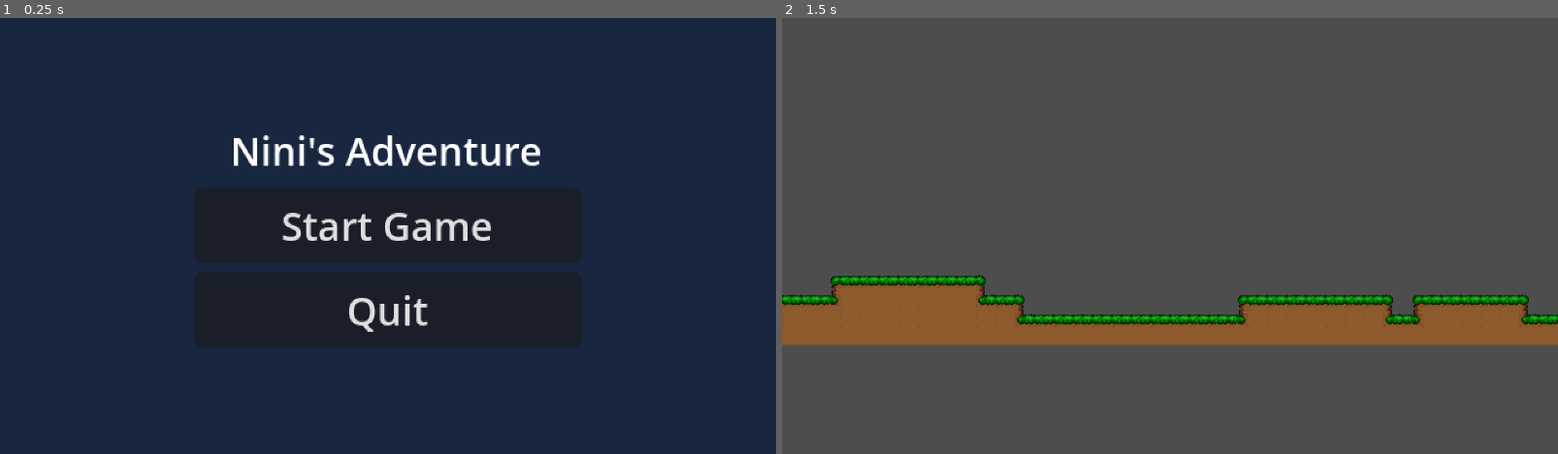
Above: before the commit, frames 1-2 (left to right).
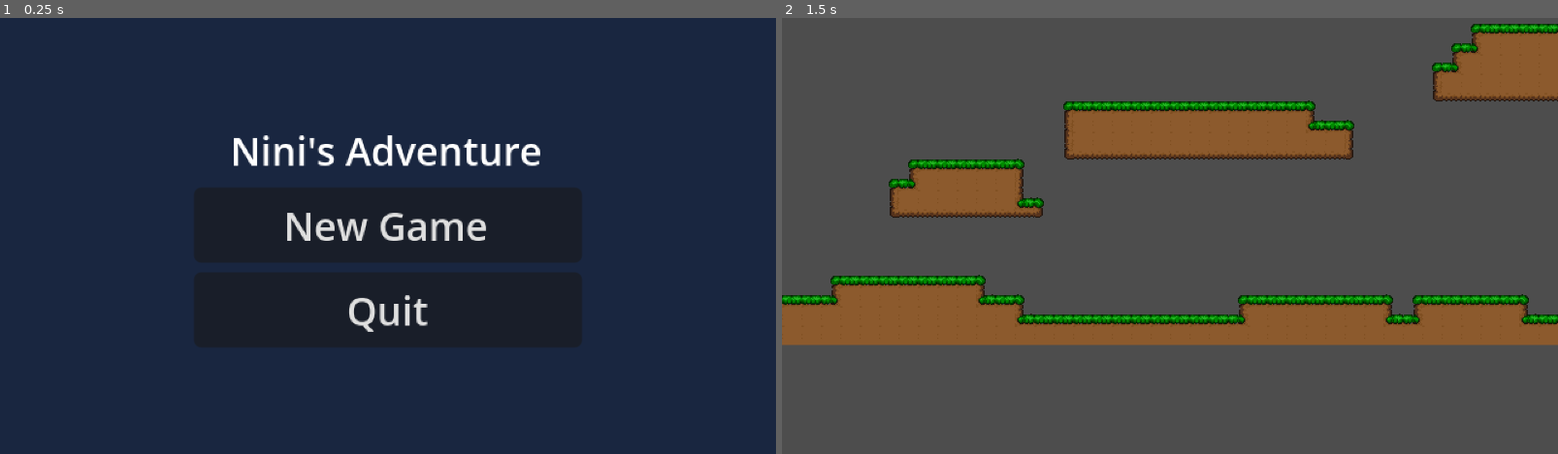
Above: after the commit, the same moments.

Repository: PsyburGai/ninis-adventure
Game: Godot game, scene res://source/scenes/levels/main_menu.tscn
Same seed, same stepped clock (60 frames per second), same inputs: the game is played once before the commit and once after it.
Inputs:
- Up to frame 1 (0.25 s): no input
- Up to frame 2 (1.5 s): click "Start Game" (after the commit: "New Game") at 0.5 s; tap Enter at 1.25 s; hold D (move_right) from 1.28 s (still down); tap Space (jump) at 1.35 s

The runs differ from the first frame. In frame 1, 0.9% of the frame differs, in the area x 36-64%, y 44-52%; in frame 2, 9.5%, in the area x 13-100%, y 1-46%.

Commit message:
Add SaveManager - new game, continue, save/load position and inventory

Diff:
--- a/project.godot
+++ b/project.godot
@@ -23,6 +23,7 @@
 [autoload]
 
 SceneTransition="*uid://pmhqe225pbvq"
+SaveManager="*res://source/scripts/managers/save_manager.gd"
 
 [display]
 
--- a/source/scenes/levels/main_menu.tscn
+++ b/source/scenes/levels/main_menu.tscn
@@ -2,40 +2,45 @@
 
 [ext_resource type="Script" uid="uid://cgyk52ex7ux6j" path="res://source/scripts/ui/main_menu.gd" id="1"]
 
-[node name="MainMenu" type="Control" unique_id=258826730]
+[node name="MainMenu" type="Control"]
 layout_mode = 3
 anchors_preset = 15
 anchor_right = 1.0
 anchor_bottom = 1.0
 script = ExtResource("1")
 
-[node name="Background" type="ColorRect" parent="." unique_id=963559942]
+[node name="Background" type="ColorRect" parent="."]
 layout_mode = 0
 anchor_right = 1.0
 anchor_bottom = 1.0
 color = Color(0.1, 0.15, 0.25, 1)
 
-[node name="VBoxContainer" type="VBoxContainer" parent="." unique_id=546905745]
+[node name="VBoxContainer" type="VBoxContainer" parent="."]
 layout_mode = 0
 anchor_left = 0.5
 anchor_top = 0.5
 anchor_right = 0.5
 anchor_bottom = 0.5
 offset_left = -80.0
-offset_top = -60.0
+offset_top = -70.0
 offset_right = 80.0
-offset_bottom = 60.0
+offset_bottom = 70.0
 alignment = 1
 
-[node name="Title" type="Label" parent="VBoxContainer" unique_id=917746667]
+[node name="Title" type="Label" parent="VBoxContainer"]
 layout_mode = 2
 text = "Nini's Adventure"
 horizontal_alignment = 1
 
-[node name="StartButton" type="Button" parent="VBoxContainer" unique_id=1012998666]
+[node name="StartButton" type="Button" parent="VBoxContainer"]
 layout_mode = 2
-text = "Start Game"
+text = "New Game"
 
-[node name="QuitButton" type="Button" parent="VBoxContainer" unique_id=354998648]
+[node name="ContinueButton" type="Button" parent="VBoxContainer"]
+layout_mode = 2
+text = "Continue"
+visible = false
+
+[node name="QuitButton" type="Button" parent="VBoxContainer"]
 layout_mode = 2
 text = "Quit"
--- /dev/null
+++ b/source/scripts/managers/save_manager.gd
@@ -0,0 +1,73 @@
+extends Node
+
+const SAVE_PATH = "user://save.json"
+
+# Current game state held in memory
+var current_scene: String = "res://source/scenes/levels/level_1_1.tscn"
+var position: Vector2 = Vector2(16, 0)  # Far left of level_1-1
+var health: int = 5
+var items: Array = []
+var equipment: Dictionary = {}
+var levels_completed: Array = []
+
+# --- New Game ---
+func new_game() -> void:
+	current_scene = "res://source/scenes/levels/level_1_1.tscn"
+	position = Vector2(16, 0)
+	health = 5
+	items = []
+	equipment = {}
+	levels_completed = []
+	save()
+	get_tree().change_scene_to_file(current_scene)
+
+# --- Save ---
+func save() -> void:
+	var data = {
+		"current_scene": current_scene,
+		"position": { "x": position.x, "y": position.y },
+		"health": health,
+		"items": items,
+		"equipment": equipment,
+		"levels_completed": levels_completed
+	}
+	var file = FileAccess.open(SAVE_PATH, FileAccess.WRITE)
+	if file:
+		file.store_string(JSON.stringify(data))
+		file.close()
+
+# --- Load ---
+func load_game() -> bool:
+	if not FileAccess.file_exists(SAVE_PATH):
+		return false
+	var file = FileAccess.open(SAVE_PATH, FileAccess.READ)
+	if not file:
+		return false
+	var json = JSON.new()
+	var err = json.parse(file.file_get_as_string())
+	file.close()
+	if err != OK:
+		return false
+	var data = json.get_data()
+	current_scene = data.get("current_scene", "res://source/scenes/levels/level_1_1.tscn")
+	var pos = data.get("position", { "x": 16, "y": 0 })
+	position = Vector2(pos["x"], pos["y"])
+	health = data.get("health", 5)
+	items = data.get("items", [])
+	equipment = data.get("equipment", {})
+	levels_completed = data.get("levels_completed", [])
+	get_tree().change_scene_to_file(current_scene)
+	return true
+
+# --- Has Save ---
+func has_save() -> bool:
+	return FileAccess.file_exists(SAVE_PATH)
+
+# --- Update position (call this every few seconds or at checkpoints) ---
+func update_position(new_pos: Vector2) -> void:
+	position = new_pos
+
+# --- Update scene (call when entering a new level) ---
+func update_scene(scene_path: String) -> void:
+	current_scene = scene_path
+	save()
--- a/source/scripts/player/nini.gd
+++ b/source/scripts/player/nini.gd
@@ -1,28 +1,38 @@
 extends CharacterBody2D
 
 ## Nini - Player Controller
-## Walk left/right + jump, spawns on correct side via SceneTransition.next_spawn
+## Walk left/right + jump. Position loaded from SaveManager on scene start.
 
 const SPEED = 80.0
 const JUMP_VELOCITY = -200.0
 const GRAVITY = 500.0
 
 @onready var sprite: AnimatedSprite2D = $AnimatedSprite2D
-@onready var spawn_left: Marker2D = get_parent().get_node_or_null("SpawnLeft")
-@onready var spawn_right: Marker2D = get_parent().get_node_or_null("SpawnRight")
 
 func _ready() -> void:
 	add_to_group("player")
 	_apply_spawn()
 
 func _apply_spawn() -> void:
+	# If coming from a portal, use SceneTransition side
+	# Otherwise use SaveManager position (new game or continue)
 	var side = SceneTransition.next_spawn
-	if side == "right" and spawn_right:
-		global_position = spawn_right.global_position
-	elif spawn_left:
-		global_position = spawn_left.global_position
+	if side != "":
+		# Coming through a portal - use left/right side of map
+		if side == "right":
+			global_position = Vector2(2480, SaveManager.position.y)
+		else:
+			global_position = Vector2(16, SaveManager.position.y)
+		# Clear so next load uses SaveManager
+		SceneTransition.next_spawn = ""
+	else:
+		# New game or Continue - use saved position
+		global_position = SaveManager.position
 
 func _physics_process(delta: float) -> void:
+	# Save position periodically
+	SaveManager.update_position(global_position)
+
 	# Apply gravity
 	if not is_on_floor():
 		velocity.y += GRAVITY * delta
--- a/source/scripts/ui/main_menu.gd
+++ b/source/scripts/ui/main_menu.gd
@@ -1,11 +1,18 @@
 extends Control
 
 func _ready():
-	$VBoxContainer/StartButton.pressed.connect(_on_start_pressed)
+	$VBoxContainer/StartButton.pressed.connect(_on_new_game_pressed)
+	$VBoxContainer/ContinueButton.pressed.connect(_on_continue_pressed)
 	$VBoxContainer/QuitButton.pressed.connect(_on_quit_pressed)
 
-func _on_start_pressed():
-	get_tree().change_scene_to_file("res://source/scenes/levels/level_1_1.tscn")
+	# Only show Continue if a save file exists
+	$VBoxContainer/ContinueButton.visible = SaveManager.has_save()
+
+func _on_new_game_pressed():
+	SaveManager.new_game()
+
+func _on_continue_pressed():
+	SaveManager.load_game()
 
 func _on_quit_pressed():
 	get_tree().quit()
Not shown, changed: maps/world1/level_1-1.tmx
